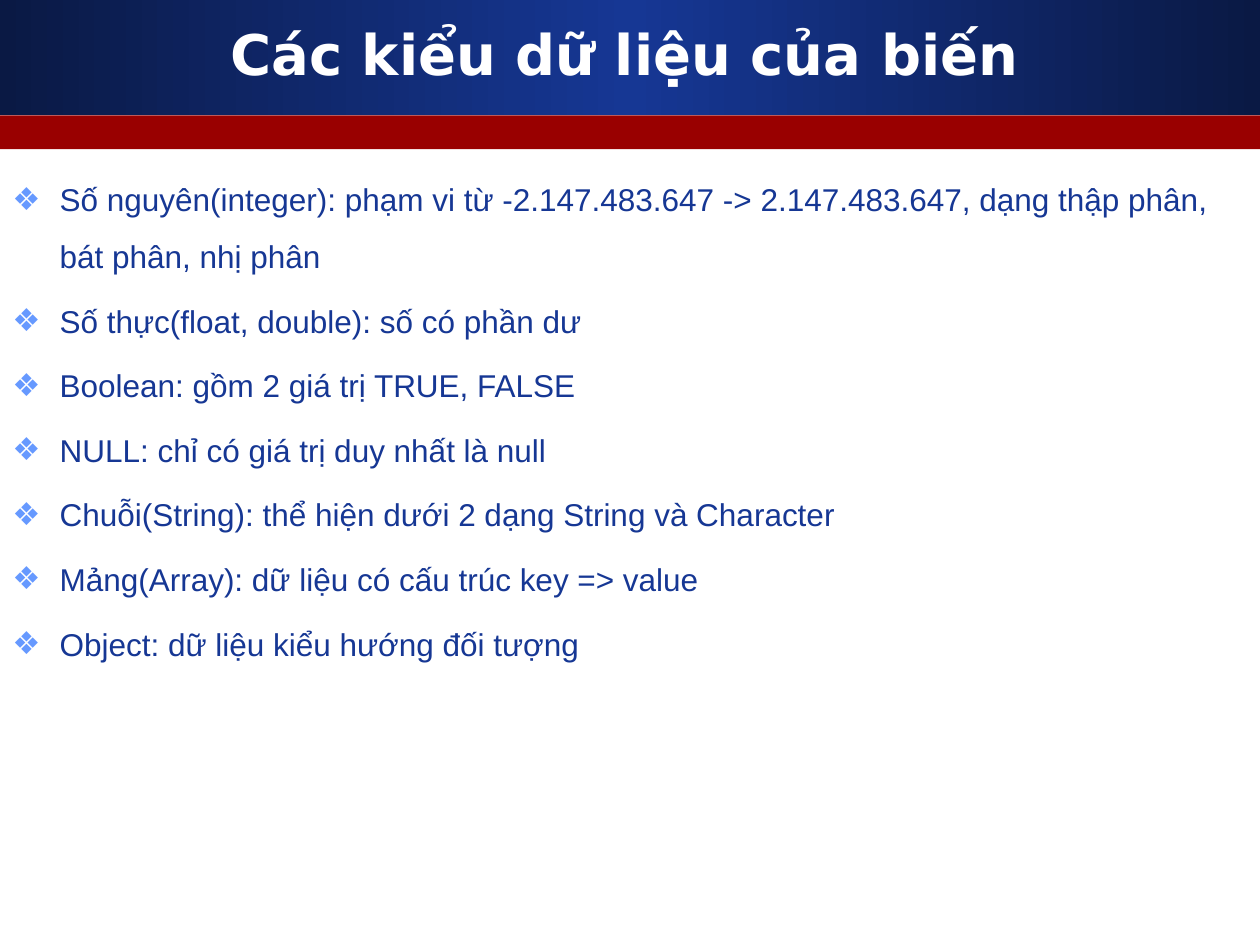
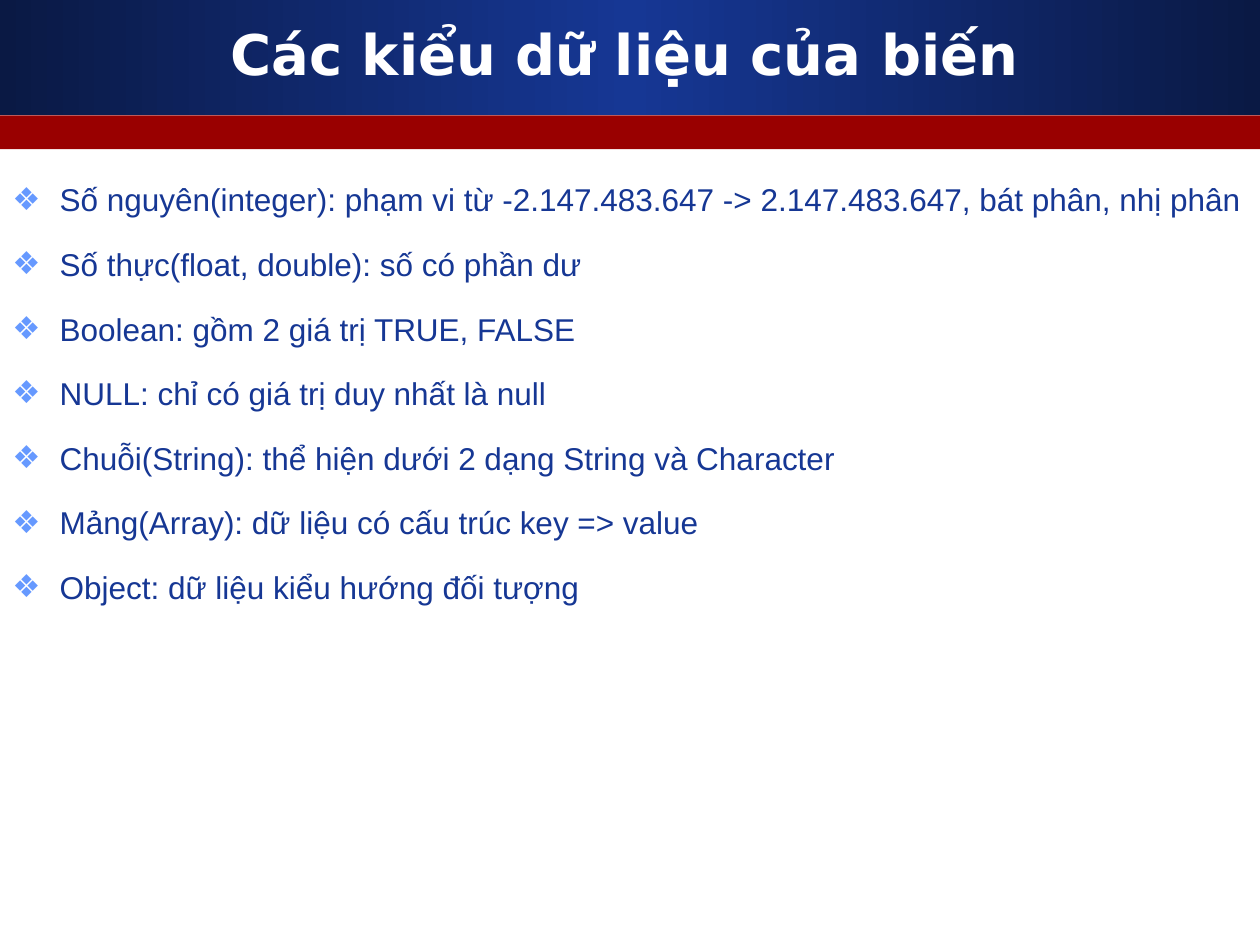
Before and after one commit to melng124/php39_devpro, a slide deck: slide 6 of Day10_PHP_Setup_Enviroment/Slides/4_Bien_PHP.ppt. Drawn at 1260x945 pixels with LibreOffice and Linux fonts; fonts in the diff are those of the drawing. Boxes give left, top, right and bottom in pixels: in the first picture for what was removed or moved away, otherwise in the second. Text is boxed around its words. In the diff, an @@ line names an element or a change of style, - is before the commit and + after.

```diff
--- a/Day10_PHP_Setup_Enviroment/Slides/4_Bien_PHP.ppt
+++ b/Day10_PHP_Setup_Enviroment/Slides/4_Bien_PHP.ppt
@@ text at (60,186,1240,217): text changed @@
-❖ Số nguyên(integer): phạm vi từ -2.147.483.647 -> 2.147.483.647, dạng thập phân, bát phân, nhị phân
+❖ Số nguyên(integer): phạm vi từ -2.147.483.647 -> 2.147.483.647, bát phân, nhị phân
```
Also in this commit, not shown: 5 other files.
